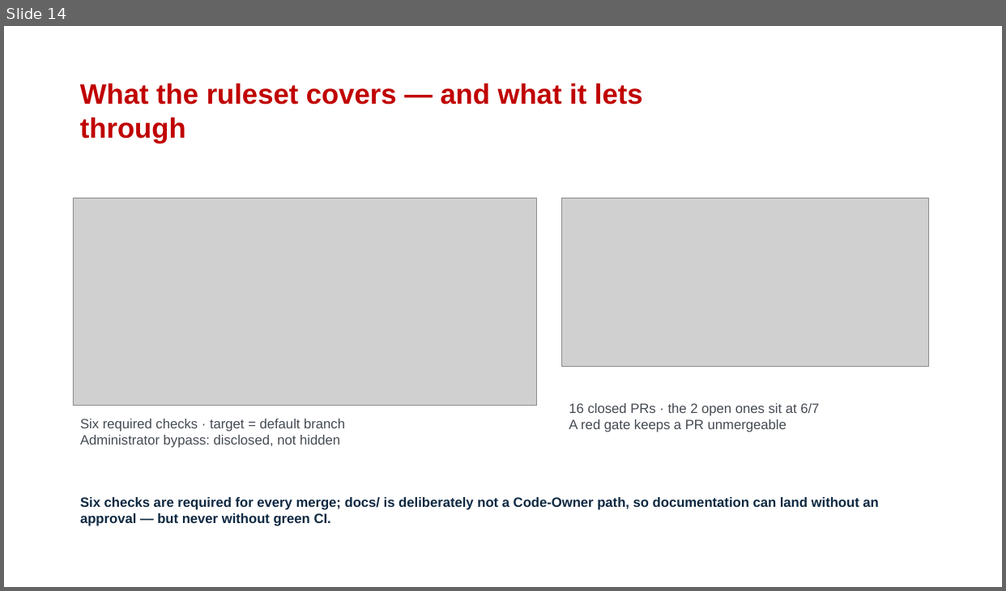
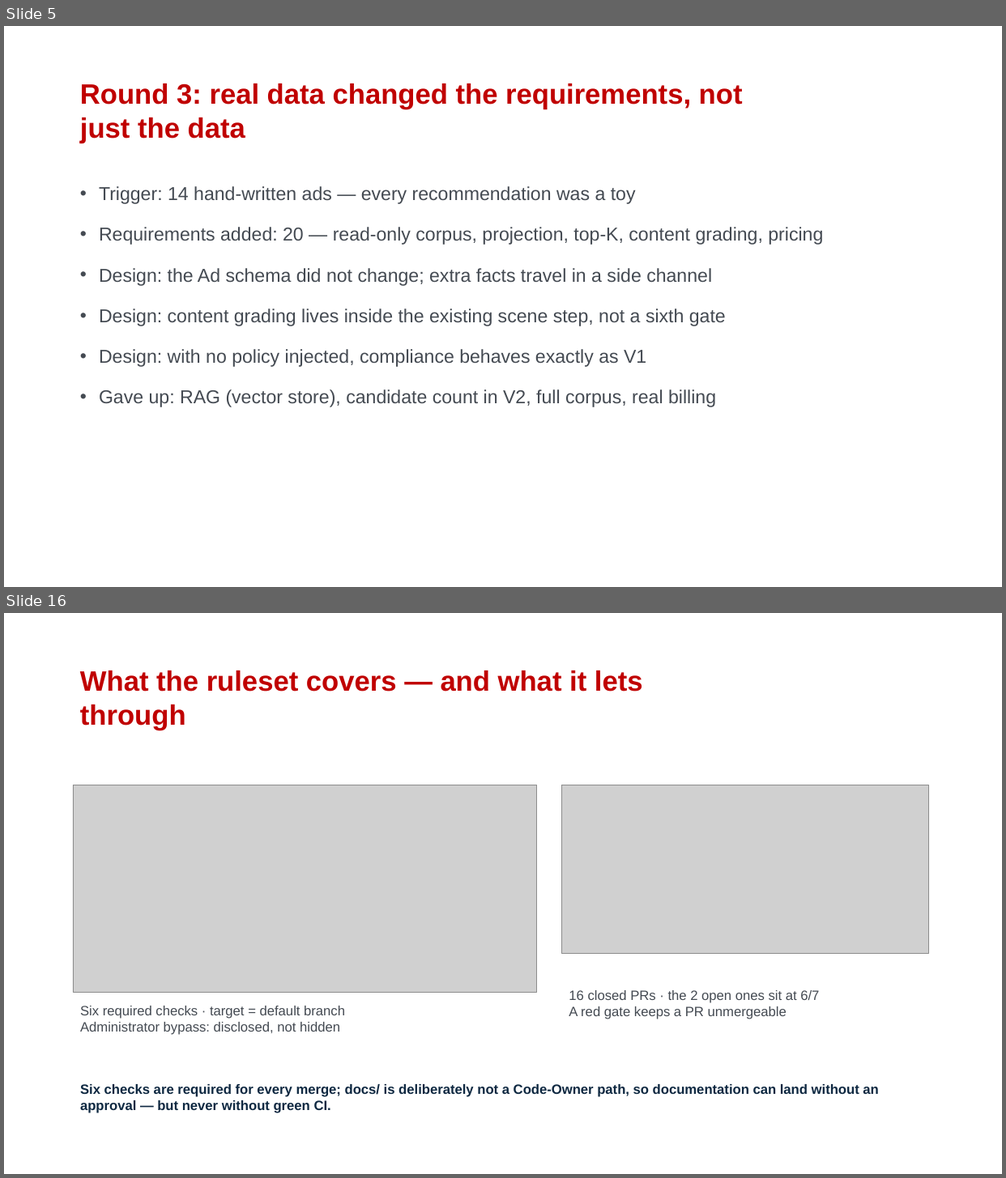
Before and after one commit to StantonJoY/SE_Project, a slide deck: docs/presentation/CS5351_Group26_Presentation.pptx. Shown one above the other, each under a label of ours: slide 14 before the commit, slides 5 and 16 after it; the slides between them are not shown. The pictures are 1006x591 and 1006x1178 pixels, drawn with LibreOffice and Linux fonts; fonts in the diff are those of the drawing; grey boxes stand for pictures; background and template pictures are left out. Boxes give left, top, right and bottom in pixels: in the first picture for what was removed or moved away, otherwise in the second. Text is boxed around its words. In the diff, an @@ line names an element or a change of style, - is before the commit and + after.

```diff
--- a/docs/presentation/CS5351_Group26_Presentation.pptx
+++ b/docs/presentation/CS5351_Group26_Presentation.pptx
@@ slide 5 added at box(4, 26, 1002, 587), background picture (left out) @@
@@ title added at box(80, 84, 743, 143), 27 pt, text #C00000, bold @@
+Round 3: real data changed the requirements, not just the data
@@ text added at box(99, 186, 823, 408), 18 pt, text #444A52 @@
+• Trigger: 14 hand-written ads — every recommendation was a toy
+• Requirements added: 20 — read-only corpus, projection, top-K, content grading, pricing
+• Design: the Ad schema did not change; extra facts travel in a side channel
+• Design: content grading lives inside the existing scene step, not a sixth gate
+• Design: with no policy injected, compliance behaves exactly as V1
+• Gave up: RAG (vector store), candidate count in V2, full corpus, real billing
@@ what was slide 14 is now slide 16 @@
```
Also in this commit, not shown: 13 slides changed, 3 other slides added, 2 slides removed, 2 other files.
